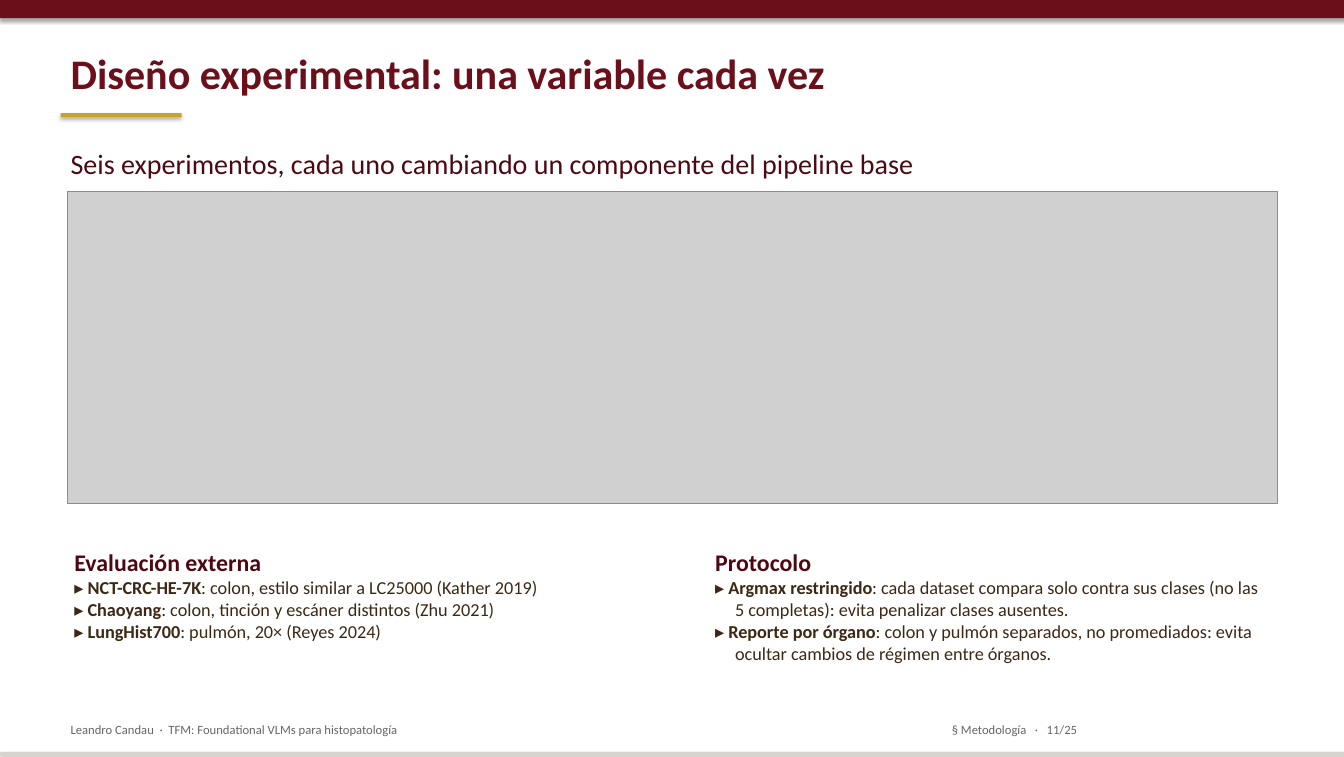
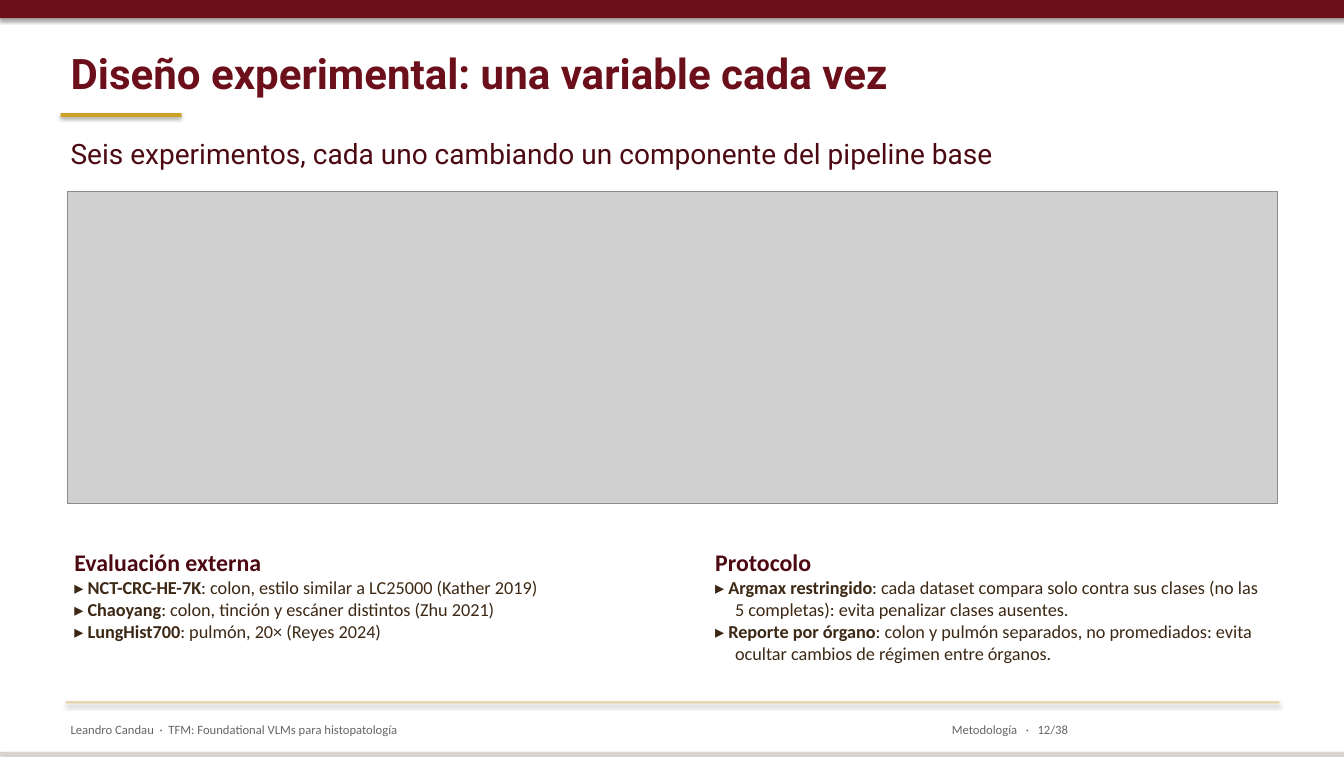
Before and after one commit to lcandau/histopathology-clip-lab, a slide deck: slide 12 of report/TFM_defense.pptx (slide 11 before the commit). Drawn at 1344x757 pixels with LibreOffice and Linux fonts; fonts in the diff are those of the drawing; grey boxes stand for pictures. Boxes give left, top, right and bottom in pixels: in the first picture for what was removed or moved away, otherwise in the second. Text is boxed around its words. In the diff, an @@ line names an element or a change of style, - is before the commit and + after.

```diff
--- a/report/TFM_defense.pptx
+++ b/report/TFM_defense.pptx
@@ text "Diseño experimental: una variable cada ..." at (x1=71, y1=57, x2=887, y2=98): font Calibri to Roboto @@
@@ text "Seis experimentos, cada uno cambiando ..." at (x1=71, y1=143, x2=992, y2=170): font Calibri to Roboto @@
@@ text "Seis experimentos, cada uno cambiando ..." moved from (x1=71, y1=154, x2=913, y2=179) to (x1=71, y1=143, x2=992, y2=170) @@
@@ rectangle added at (x1=66, y1=701, x2=1279, y2=703), fill #E5D0A0 @@
@@ text at (x1=952, y1=725, x2=1068, y2=736): text changed @@
-§ Metodología · 11/25
+Metodología · 12/38
```
Also in this commit, not shown: 18 other slides changed, 14 slides added, 1 slide removed, 1 other file.
